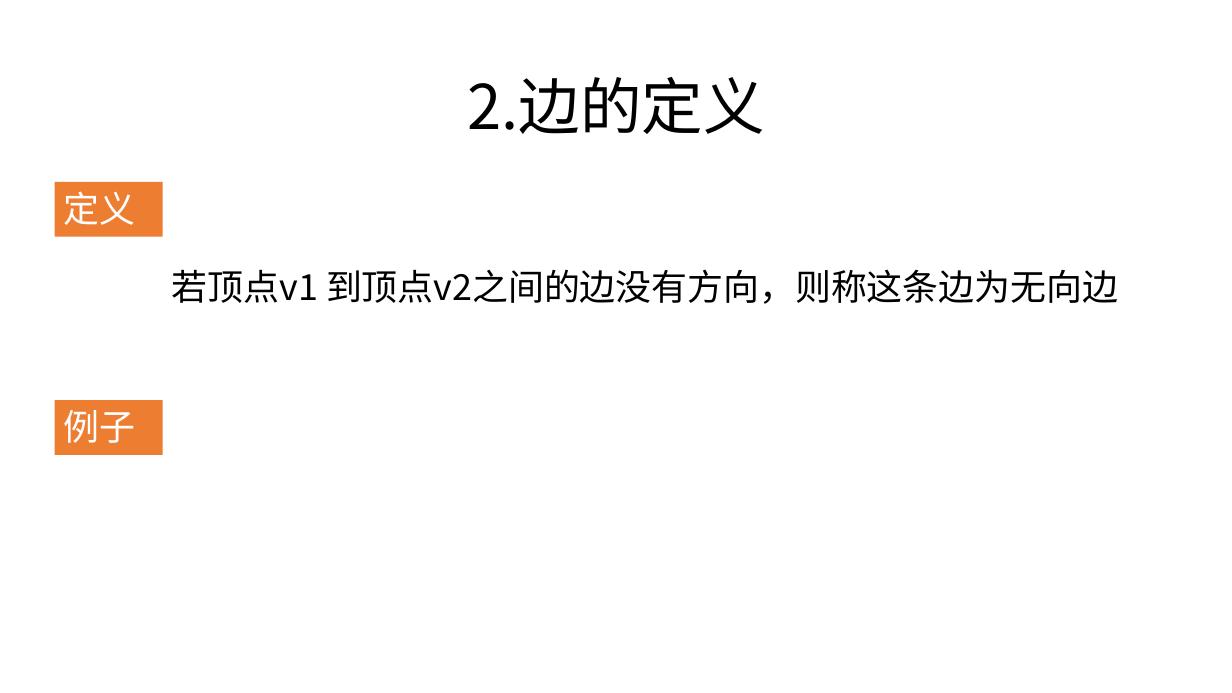
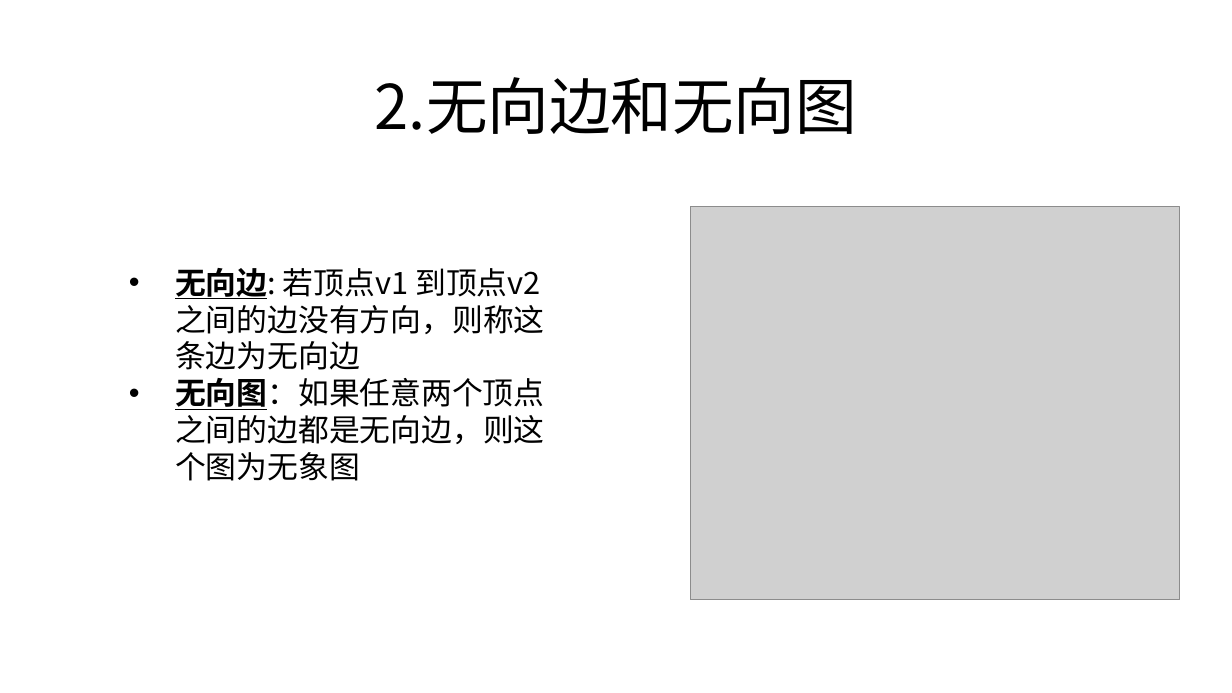
Before and after one commit to zjyesir/hmc_data_structure, a slide deck: slide 5 of ppt/7.图.pptx. Drawn at 1232x693 pixels with LibreOffice and Linux fonts; fonts in the diff are those of the drawing; grey boxes stand for pictures; background and template pictures are left out. Boxes give left, top, right and bottom in pixels: in the first picture for what was removed or moved away, otherwise in the second. Text is boxed around its words. In the diff, an @@ line names an element or a change of style, - is before the commit and + after.

```diff
--- a/ppt/7.图.pptx
+++ b/ppt/7.图.pptx
@@ text at (x1=375, y1=77, x2=857, y2=134): text changed @@
-2.边的定义
+2.无向边和无向图
@@ rectangle removed at (x1=55, y1=182, x2=163, y2=237) @@
-定义
@@ picture added at (x1=690, y1=207, x2=1180, y2=601) @@
@@ text at (x1=175, y1=268, x2=545, y2=481): text changed; size 28 to 24 pt @@
-若顶点v1 到顶点v2之间的边没有方向，则称这条边为无向边
+• 无向边: 若顶点v1 到顶点v2之间的边没有方向，则称这条边为无向边
+• 无向图：如果任意两个顶点之间的边都是无向边，则这个图为无象图
@@ rectangle removed at (x1=55, y1=400, x2=163, y2=455) @@
-例子
```
Also in this commit, not shown: 3 other slides changed, 29 slides added, 8 other files.
